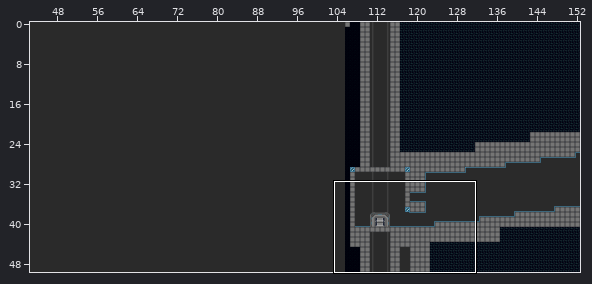
Tiled map -- proj/assets/dat/level6.tmx. The picture above shows the old version from afar; the outline marks the close-up.
Close-up. First the earlier version:
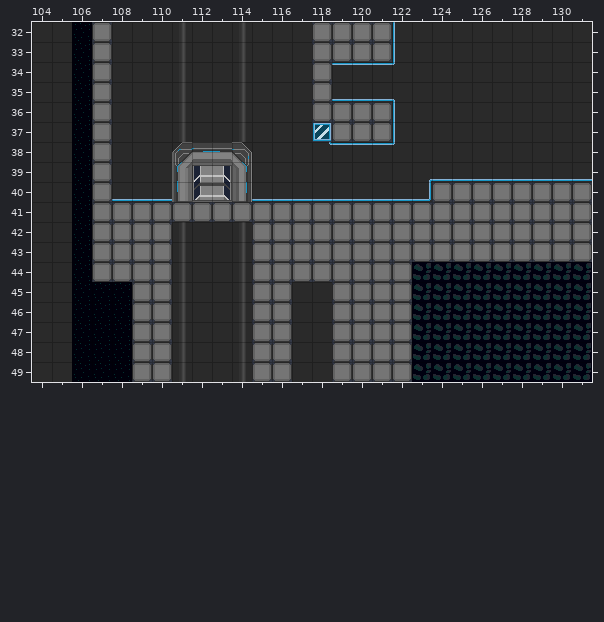
Cells are 20x20 px. Shown: x 104..131, y 32..49. The commit also changed other parts of the map, which this record leaves out. The old version is drawn lined up with the new one.
The result:
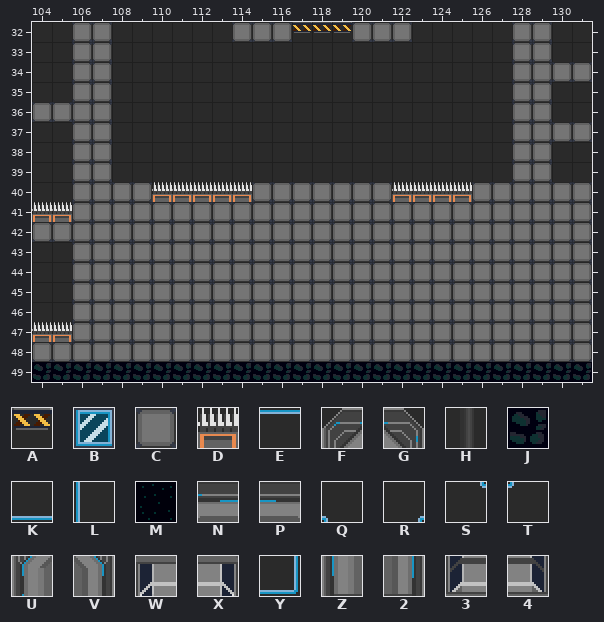
Key: from "defTile": A 6, B 19, C 20, D 24, E 25, F 27, G 28, H 29, J 38, K 43, L 44, M 55, N 57, P 58, Q 59, R 60, S 61, T 62, U 73, V 74, W 75, X 76, Y 80, Z 91, 2 92, 3 93, 4 94.
_ is an empty cell.
Tiles of an added or newly shown layer are drawn over the layers below it.
Diff:
map size 144x50 -> 250x50 cells (old content now starts at 106,0; both pictures use the new coordinates)
Layer "bgFar":
Tile H is gone in rows 32 to 37 at x 111 and 114; in rows 42 to 49 at x 111 and 114.
Layer "bg":
The tile that lay hidden is gone in row 33 at x 118 to 121; in rows 34 to 37 at x 118; in row 40 at x 124 to 125.
Tile 2 is gone in row 40 at x 114.
Tile 3 is gone in row 40 at x 112.
Tile 4 is gone in row 40 at x 113.
Tile C is gone in row 49 at x 109 to 110 and 115.
Tile E is gone in row 34 at x 119 to 121; in row 38 at x 119 to 121.
Tile F is gone in row 38 at x 111.
Tile G is gone in row 38 at x 114.
Tile K is gone in row 35 at x 119 to 121; in row 39 at x 124 to 131; in row 40 at x 108 to 110 and 115 to 122.
Tile L is gone in rows 32 to 33 at x 122; in rows 36 to 37 at x 122.
Tile M is gone in rows 32 to 44 at x 106; in rows 45 to 49 at x 106 to 108.
Tile N is gone in row 38 at x 112.
Tile P is gone in row 38 at x 113.
Tile Q is gone in row 35 at x 122.
Tile R is gone in row 39 at x 123.
Tile S is gone in row 38 at x 118.
Tile T is gone in row 34 at x 122; in row 38 at x 122.
Tile U is gone in row 39 at x 111.
Tile V is gone in row 39 at x 114.
Tile W is gone in row 39 at x 112.
Tile X is gone in row 39 at x 113.
Tile Y is gone in row 40 at x 123.
Tile Z is gone in row 40 at x 111.
Layer "tile":
Tile C replaces tile J in rows 44 to 48 at x 123 to 131.
Tile C is added in row 32 at x 106, 114 to 116, 122 and 128 to 129; in row 33 at x 106 and 128 to 129; in row 34 at x 106 and 128 to 131; in row 35 at x 106 and 128 to 129; in row 36 at x 104 to 106 and 128 to 129; in row 37 at x 106 and 128 to 131.
Tile C is added in rows 38 to 39 at x 106 and 128 to 129; in row 40 at x 106, 108 to 109 and 115 to 121; in row 41 at x 106; in row 42 at x 104 to 106 and 111 to 114; in rows 43 to 44 at x 106 and 111 to 114; in rows 45 to 47 at x 106 to 108, 111 to 114 and 117 to 118.
Tile C is added in row 48 at x 104 to 108, 111 to 114 and 117 to 118.
Tile J replaces tile C in row 49 at x 116 and 119 to 122.
Tile J is added in row 49 at x 104 to 115 and 117 to 118.
Tile B is gone in row 37 at x 118.
Tile C is gone in row 32 at x 118 to 119; in row 33 at x 118 to 121; in rows 34 to 35 at x 118; in row 36 at x 118 to 121; in row 37 at x 119 to 121; in row 40 at x 124 to 125.
Layer "nail" (added):
Tile D is added in row 40 at x 110 to 114 and 122 to 125; in row 41 at x 104 to 105; in row 47 at x 104 to 105.
Layer "js":
Tile A is added in row 32 at x 117 to 119.
Changed places in both close-ups, as pixel boxes (x1, y1, x2, y2):
changed: (32, 22, 592, 382)
